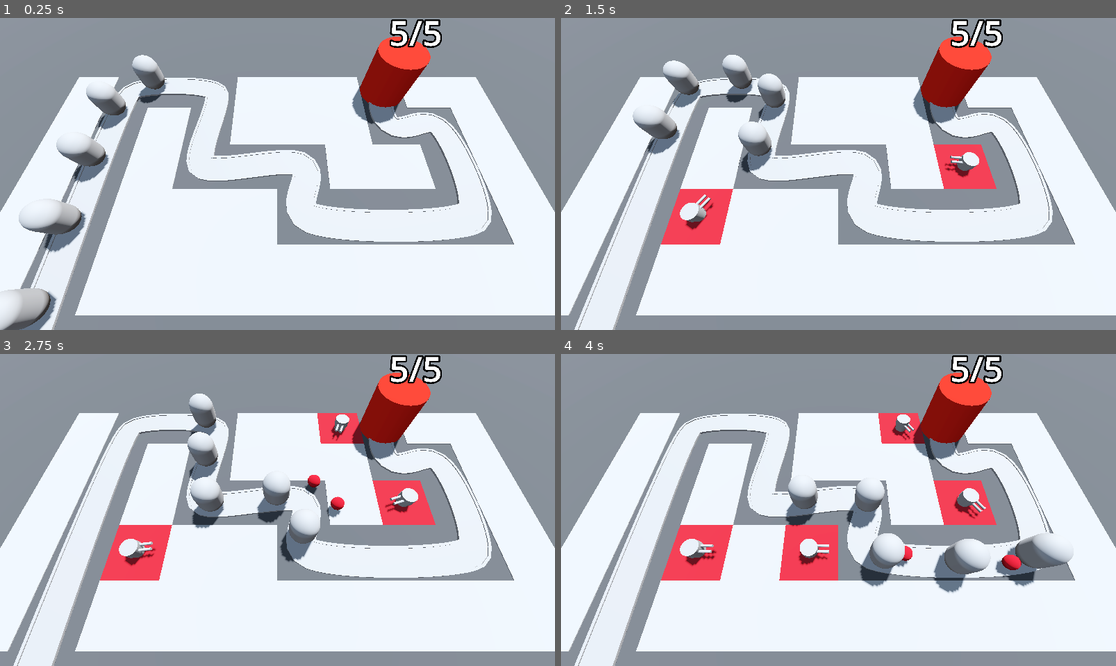
Above: before the commit, frames 1-4 (two rows, left to right).
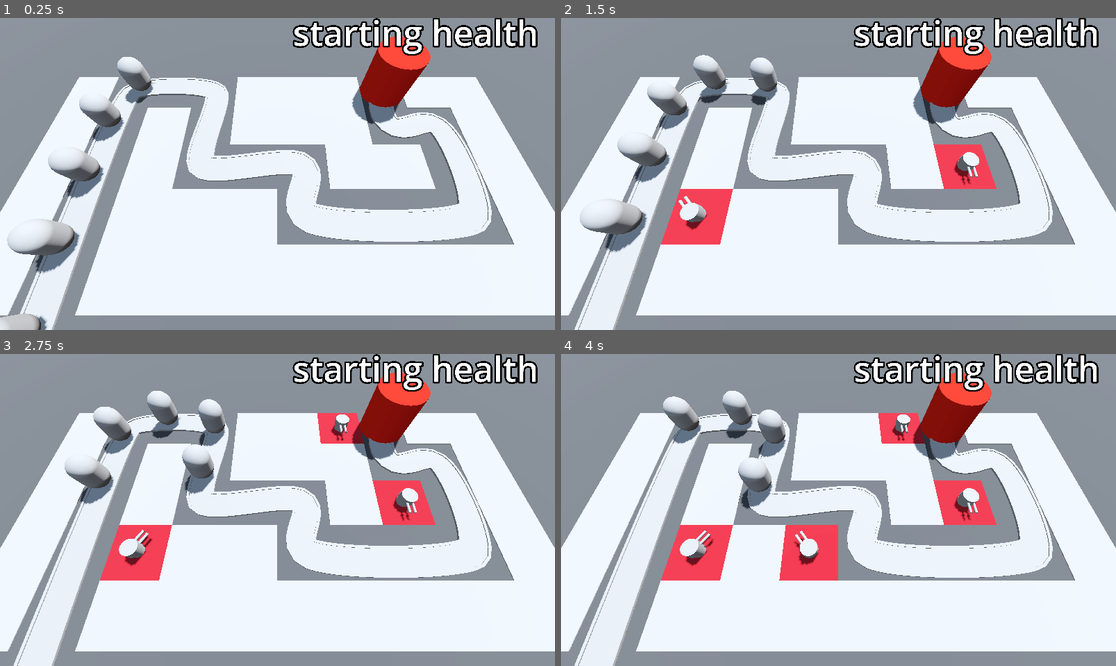
Above: after the commit, the same moments.

Repository: JonathanCarey13/BarbarrianBlaste
Game: Godot game, scene res://BaseLevel.tscn
The game is run twice, just before and just after one commit, with the same random seed, the same clock (stepped at 60 frames per second) and the same inputs.
Inputs (mouse positions are in pixels of both pictures, inside the frame that each line leads up to):
- Up to frame 1 (0.25 s): no input
- Up to frame 2 (1.5 s): move the mouse to (960, 158) at 0.52 s; press the mouse at (960, 158) at 0.53 s; move the mouse to (727, 189) at 1.27 s; release the mouse at (727, 189) at 1.28 s; click (727, 189) at 1.35 s
- Up to frame 3 (2.75 s): move the mouse to (333, 441) at 2.02 s; press the mouse at (333, 441) at 2.03 s
- Up to frame 4 (4 s): move the mouse to (810, 572) at 2.77 s; release the mouse at (810, 572) at 2.78 s; click (810, 572) at 2.85 s; move the mouse to (1005, 556) at 3.52 s; press the mouse at (1005, 556) at 3.53 s

The runs differ from the first frame. In frame 1, 8.1% of the frame differs, in the area x 0-97%, y 0-100%; in frame 2, 8.8%; in frame 3, 8.4%; in frame 4, 9.9%, in the area x 18-97%, y 0-77%.

Commit message:
added enemy health/death, improved turret tracking

Diff:
--- a/Base/base.gd
+++ b/Base/base.gd
@@ -1,8 +1,8 @@
 extends Node3D
 
 @export var max_health: int = 5
-var player_name: String = "Jonathan"
-var favorite_number: int = 13
+# var player_name: String = "Jonathan"
+# var favorite_number: int = 13
 
 
 var current_health: int:
@@ -18,9 +18,9 @@
 
 @onready var label_3d: Label3D = $Label3D
 
-func _ready() -> void:
-	current_health = max_health
-	print("Hello " + player_name + " - "+ str(favorite_number))
+# func _ready() -> void:
+	# current_health = max_health
+	# print("Hello " + player_name + " - "+ str(favorite_number))
 
 func take_damage() -> void:
 	print("Damage dealt to base!")
--- a/BaseLevel.tscn
+++ b/BaseLevel.tscn
@@ -101,27 +101,22 @@
 
 [node name="Enemy" parent="Path3D" instance=ExtResource("2_m1mmh")]
 transform = Transform3D(0.999946, 0, 0, 0, 1, 0, 0, 0, 0.999946, -14, 0, 14)
-speed = 10.0
 
 [node name="Enemy2" parent="Path3D" instance=ExtResource("2_m1mmh")]
 transform = Transform3D(0.999191, 0, 0.0388537, 0, 1, 0, -0.0388537, 0, 0.999191, -14.2235, 0, 9.00509)
 progress = 5.0
-speed = 10.0
 
 [node name="Enemy3" parent="Path3D" instance=ExtResource("2_m1mmh")]
 transform = Transform3D(0.999652, 0, 0.0242793, 0, 1, 0, -0.0242793, 0, 0.999652, -14.3842, 0, 4.00765)
 progress = 10.0
-speed = 10.0
 
 [node name="Enemy4" parent="Path3D" instance=ExtResource("2_m1mmh")]
 transform = Transform3D(0.99993, 0, -0.0057053, 0, 1, 0, 0.0057053, 0, 0.99993, -14.4427, 0, -0.991881)
 progress = 15.0
-speed = 10.0
 
 [node name="Enemy5" parent="Path3D" instance=ExtResource("2_m1mmh")]
 transform = Transform3D(0.796409, 0, -0.60467, 0, 1, 0, 0.60467, 0, 0.796409, -14.0343, 0, -5.95161)
 progress = 20.0
-speed = 10.0
 
 [node name="Base" parent="." instance=ExtResource("3_hxjds")]
 transform = Transform3D(1, 0, 0, 0, 1, 0, 0, 0, 1, 10, 0, -6)
--- a/Enemy/enemy.gd
+++ b/Enemy/enemy.gd
@@ -1,8 +1,18 @@
 extends PathFollow3D
 
 @export var speed: float = 2.5
+@export var max_health := 50
+
+var current_health: int:
+	set(health_in):
+		current_health = health_in
+		if current_health < 1:
+			queue_free()
 
 @onready var base = get_tree().get_first_node_in_group("base")
+
+func _ready() -> void:
+	current_health = max_health
 
 # Called every frame. 'delta' is the elapsed time since the previous frame.
 func _process(delta: float) -> void:
@@ -10,3 +20,5 @@
 	if progress_ratio == 1:
 		base.take_damage()
 		set_process(false)
+	if current_health < 1:
+		queue_free()
--- a/Enemy/enemy.tscn
+++ b/Enemy/enemy.tscn
@@ -1,8 +1,12 @@
-[gd_scene load_steps=3 format=3 uid="uid://dq12v17sltko8"]
+[gd_scene load_steps=4 format=3 uid="uid://dq12v17sltko8"]
 
 [ext_resource type="Script" path="res://Enemy/enemy.gd" id="1_jneok"]
 
 [sub_resource type="CapsuleMesh" id="CapsuleMesh_sy57a"]
+radius = 1.0
+height = 3.0
+
+[sub_resource type="CapsuleShape3D" id="CapsuleShape3D_sxu8n"]
 radius = 1.0
 height = 3.0
 
@@ -15,3 +19,9 @@
 [node name="MeshInstance3D" type="MeshInstance3D" parent="."]
 transform = Transform3D(1, 0, 0, 0, 1, 0, 0, 0, 1, 0, 1.6, 0)
 mesh = SubResource("CapsuleMesh_sy57a")
+
+[node name="EnemyArea3D" type="Area3D" parent="." groups=["enemy_area"]]
+transform = Transform3D(1, 0, 0, 0, 1, 0, 0, 0, 1, 0, 1.6, 0)
+
+[node name="CollisionShape3D" type="CollisionShape3D" parent="EnemyArea3D"]
+shape = SubResource("CapsuleShape3D_sxu8n")
--- a/Turret/projectile.gd
+++ b/Turret/projectile.gd
@@ -5,9 +5,17 @@
 
 @export var speed := 30.0
 
+
+
 func _physics_process(delta: float) -> void:
 	position += direction * speed * delta
 
 
 func _on_timer_timeout() -> void:
 	queue_free()
+
+
+func _on_area_entered(area: Area3D) -> void:
+	if area.is_in_group("enemy_area"):
+		area.get_parent().current_health -= 25
+		queue_free()
--- a/Turret/projectile.tscn
+++ b/Turret/projectile.tscn
@@ -25,4 +25,5 @@
 one_shot = true
 autostart = true
 
+[connection signal="area_entered" from="." to="." method="_on_area_entered"]
 [connection signal="timeout" from="Timer" to="." method="_on_timer_timeout"]
--- a/Turret/turret.gd
+++ b/Turret/turret.gd
@@ -1,17 +1,33 @@
 extends Node3D
 
 @export var projectile: PackedScene
+@export var turret_range := 10.0
 
 var enemy_path: Path3D
+var target: PathFollow3D
 
 @onready var turret_top: MeshInstance3D = $TurretBase/TurretTop
 
 func _on_timer_timeout() -> void:
-	var shot = projectile.instantiate()
-	add_child(shot)
-	shot.global_position = turret_top.global_position
-	shot.direction = global_transform.basis.z
+	if target:
+		var shot = projectile.instantiate()
+		add_child(shot)
+		shot.global_position = turret_top.global_position
+		shot.direction = global_transform.basis.z
 
 func _physics_process(delta: float) -> void:
-	var enemy = enemy_path.get_children().back()
-	look_at(enemy.global_position, Vector3.UP, true)
+	target = find_best_target()
+	if target:
+		look_at(target.global_position, Vector3.UP, true)
+
+func find_best_target() -> PathFollow3D:
+	var best_target = null
+	var best_progress = 0
+	for enemy in enemy_path.get_children():
+		if enemy is PathFollow3D:
+			if enemy.progress > best_progress:
+				var distance := global_position.distance_to(enemy.global_position)
+				if distance < turret_range:
+					best_target = enemy
+					best_progress = enemy.progress
+	return best_target
Not shown: 4 places in MeshLibraries/SpaceLibrary.tres that only renumber resources
